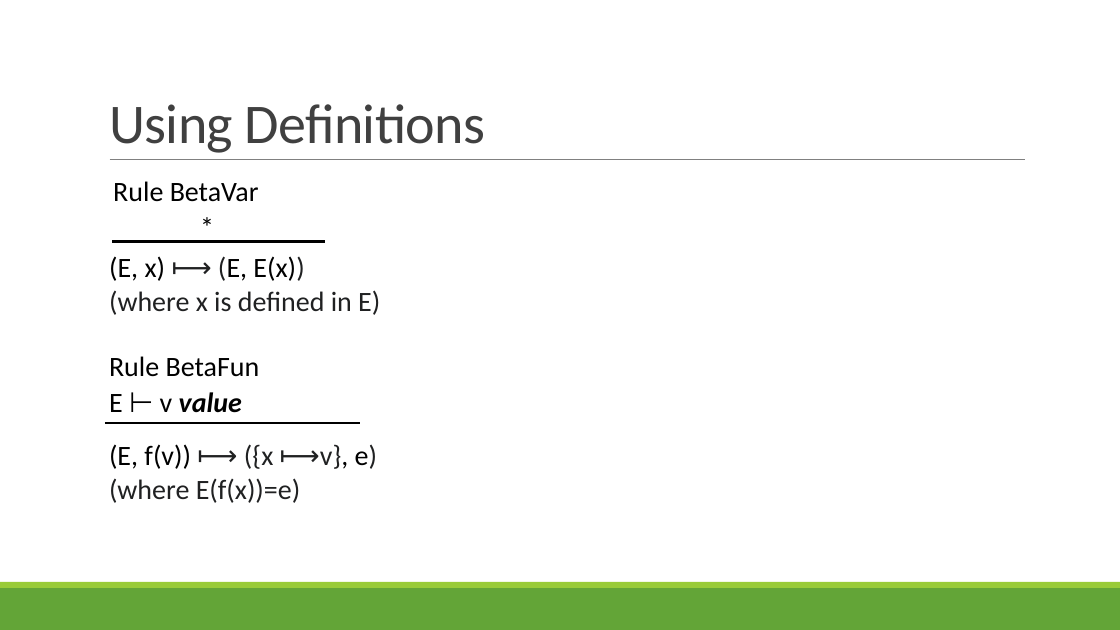
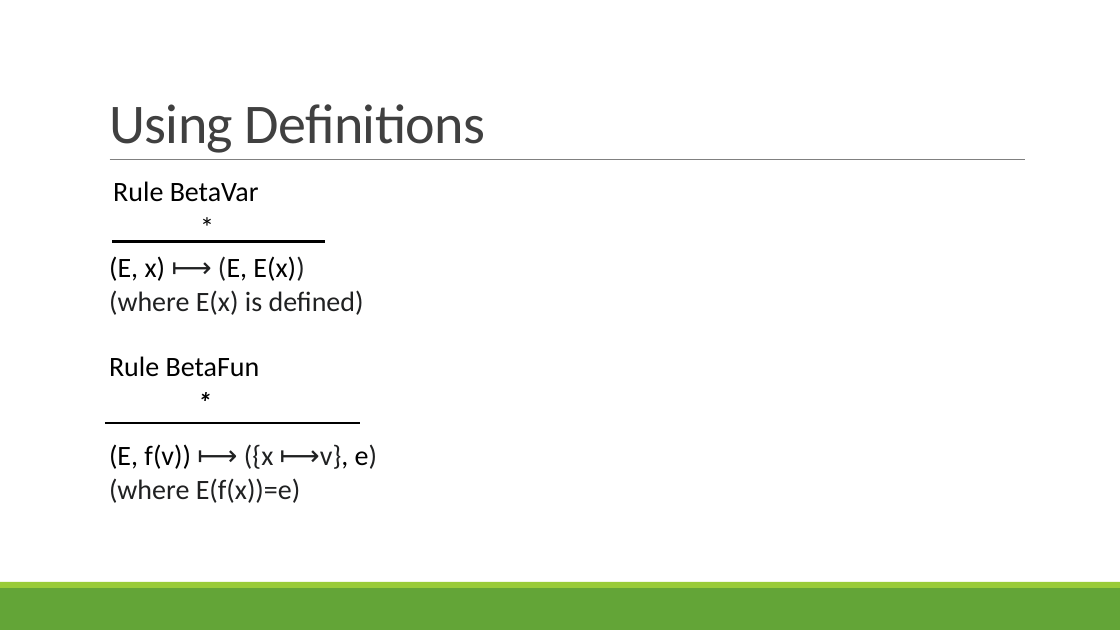
Before and after one commit to rbohrer/pl-course, a slide deck: slide 43 of LectureSlides/06OpSem.pptx. Drawn at 1120x630 pixels with LibreOffice and Linux fonts; fonts in the diff are those of the drawing. Boxes give left, top, right and bottom in pixels: in the first picture for what was removed or moved away, otherwise in the second. Text is boxed around its words. In the diff, an @@ line names an element or a change of style, - is before the commit and + after.

```diff
--- a/LectureSlides/06OpSem.pptx
+++ b/LectureSlides/06OpSem.pptx
@@ text at (109,256,364,315): text changed @@
-(E, x) ⟼ (E, E(x))
-(where x is defined in E)
+(E, x) ⟼ (E, E(x))
+(where E(x) is defined)
@@ text at (109,392,242,413): text changed @@
-E ⊢ v value
+*
```
Also in this commit, not shown: 5 other slides changed.
